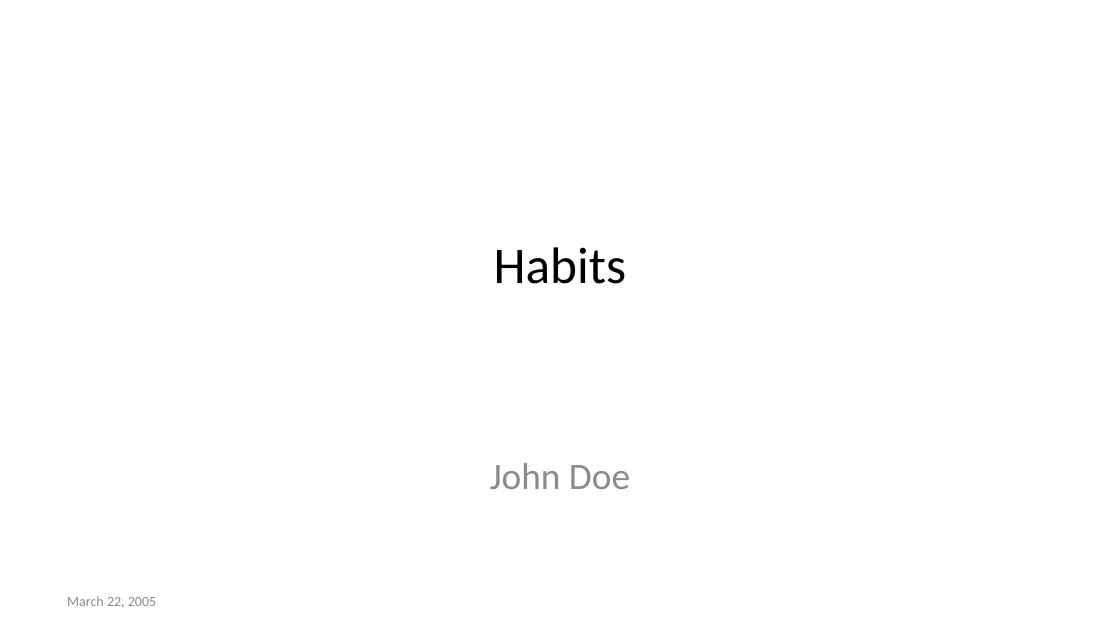
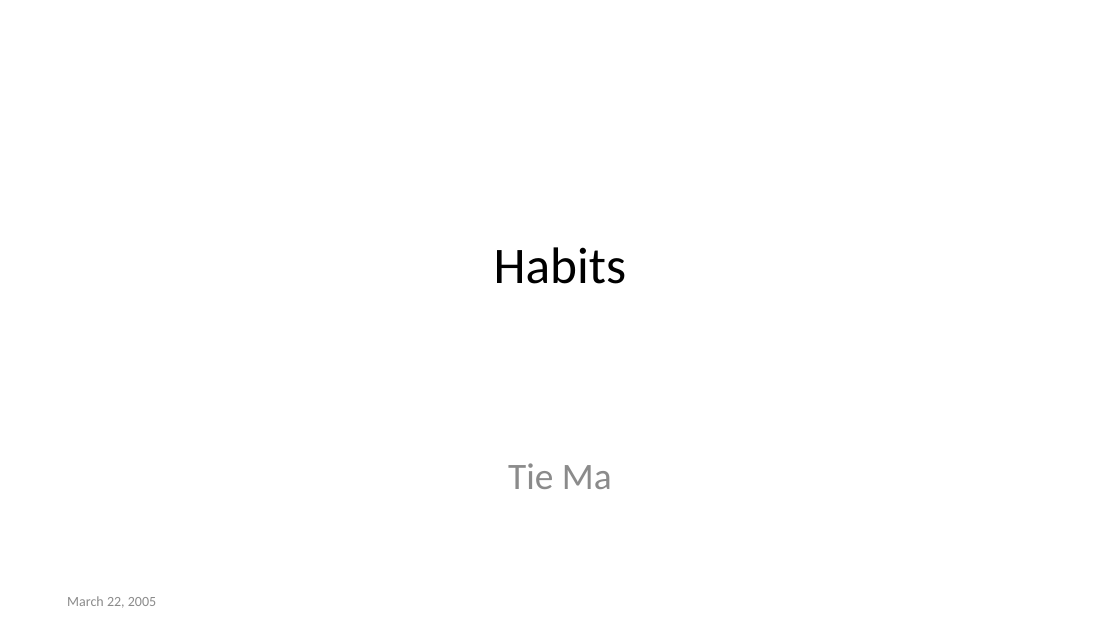
Before and after one commit to Allisterh/VAR_conditional_forecast-ECON-493-forcasting-economy, a slide deck: slide 1 of The research project/The_power_point.pptx. Drawn at 1120x630 pixels with LibreOffice and Linux fonts; fonts in the diff are those of the drawing. Boxes give left, top, right and bottom in pixels: in the first picture for what was removed or moved away, otherwise in the second. Text is boxed around its words. In the diff, an @@ line names an element or a change of style, - is before the commit and + after.

```diff
--- a/The research project/The_power_point.pptx
+++ b/The research project/The_power_point.pptx
@@ subtitle at (x1=508, y1=463, x2=612, y2=489): text changed @@
-John Doe
+Tie Ma
```
Also in this commit, not shown: 1 other slide changed, 12 slides added, 6 slides removed, 7 other files.
